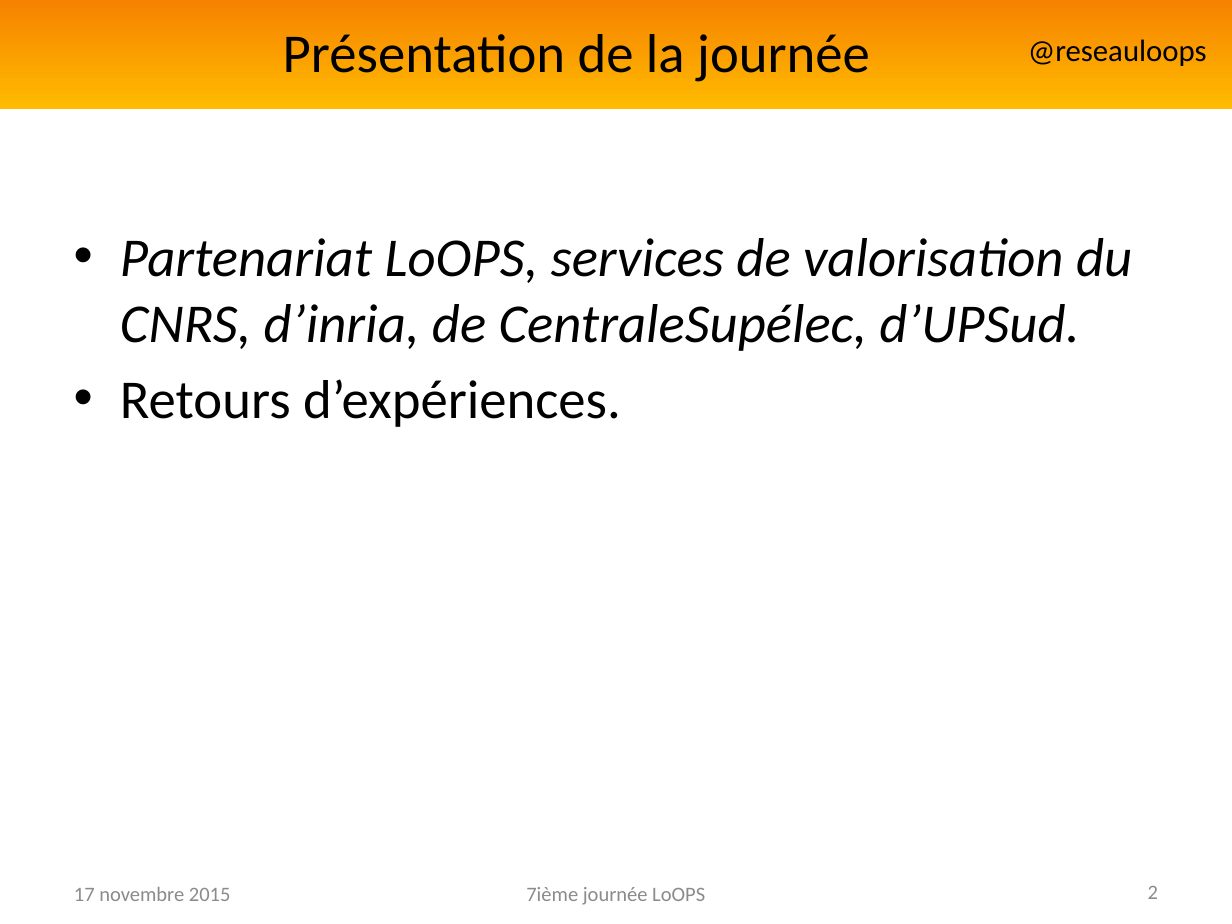
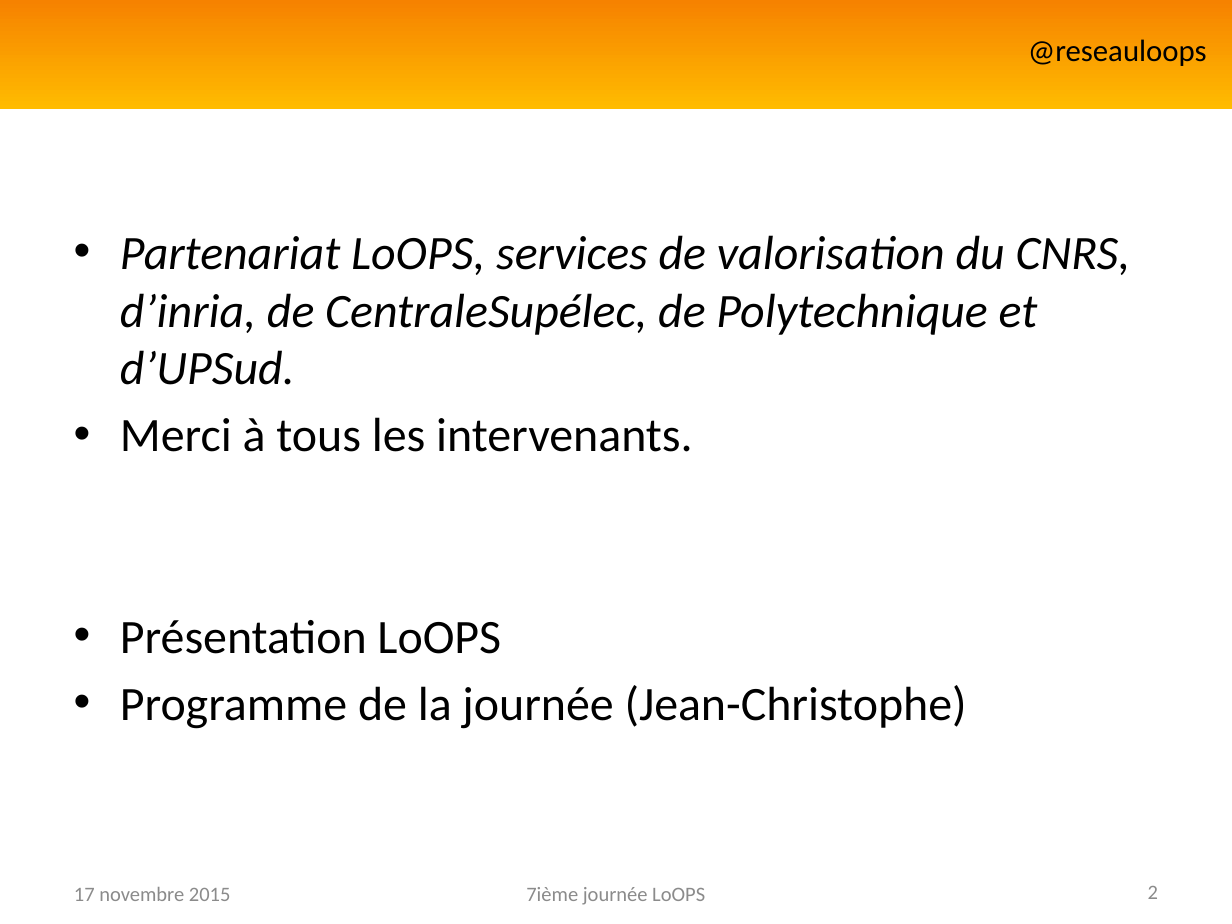
Before and after one commit to reseau-loops/reseau-loops.github.com, a slide deck: slide 2 of presentations/Présentation7iemeLoOPS.pptx. Drawn at 1232x924 pixels with LibreOffice and Linux fonts; fonts in the diff are those of the drawing; background and template pictures are left out. Boxes give left, top, right and bottom in pixels: in the first picture for what was removed or moved away, otherwise in the second. Text is boxed around its words. In the diff, an @@ line names an element or a change of style, - is before the commit and + after.

Commit message:
Add Polytechnique

```diff
--- a/presentations/Présentation7iemeLoOPS.pptx
+++ b/presentations/Présentation7iemeLoOPS.pptx
@@ title removed at [283,34,870,82] @@
-Présentation de la journée
@@ text at [120,235,1131,729]: text changed; size 32 to 28 pt @@
-• Partenariat LoOPS, services de valorisation du CNRS, d’inria, de CentraleSupélec, d’UPSud.
-• Retours d’expériences.
+• Partenariat LoOPS, services de valorisation du CNRS, d’inria, de CentraleSupélec, de Polytechnique et d’UPSud.
+• Merci à tous les intervenants.
+• Présentation LoOPS
+• Programme de la journée (Jean-Christophe)
```
Also in this commit, not shown: 1 other slide changed, 1 other file.
